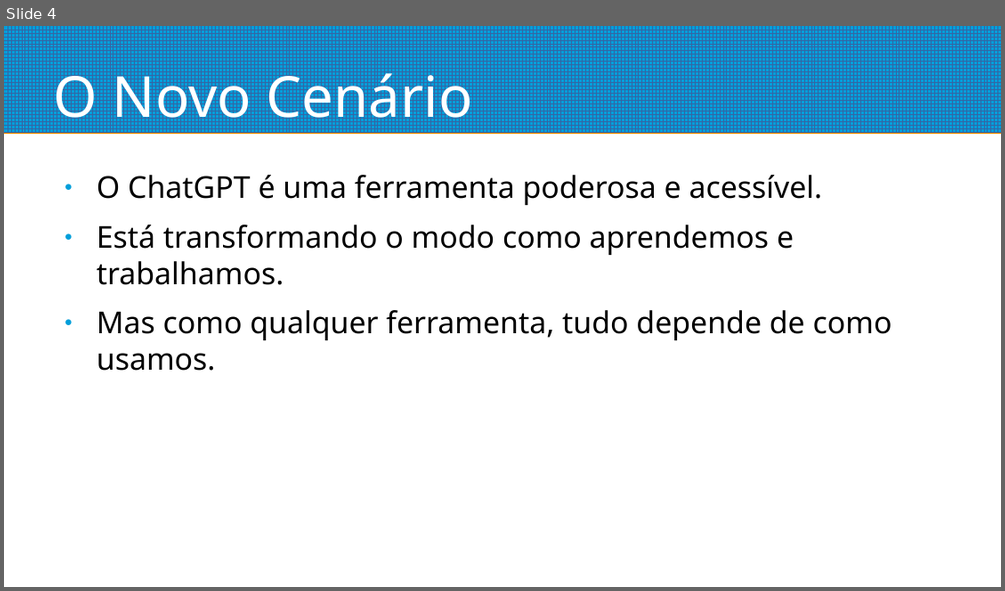
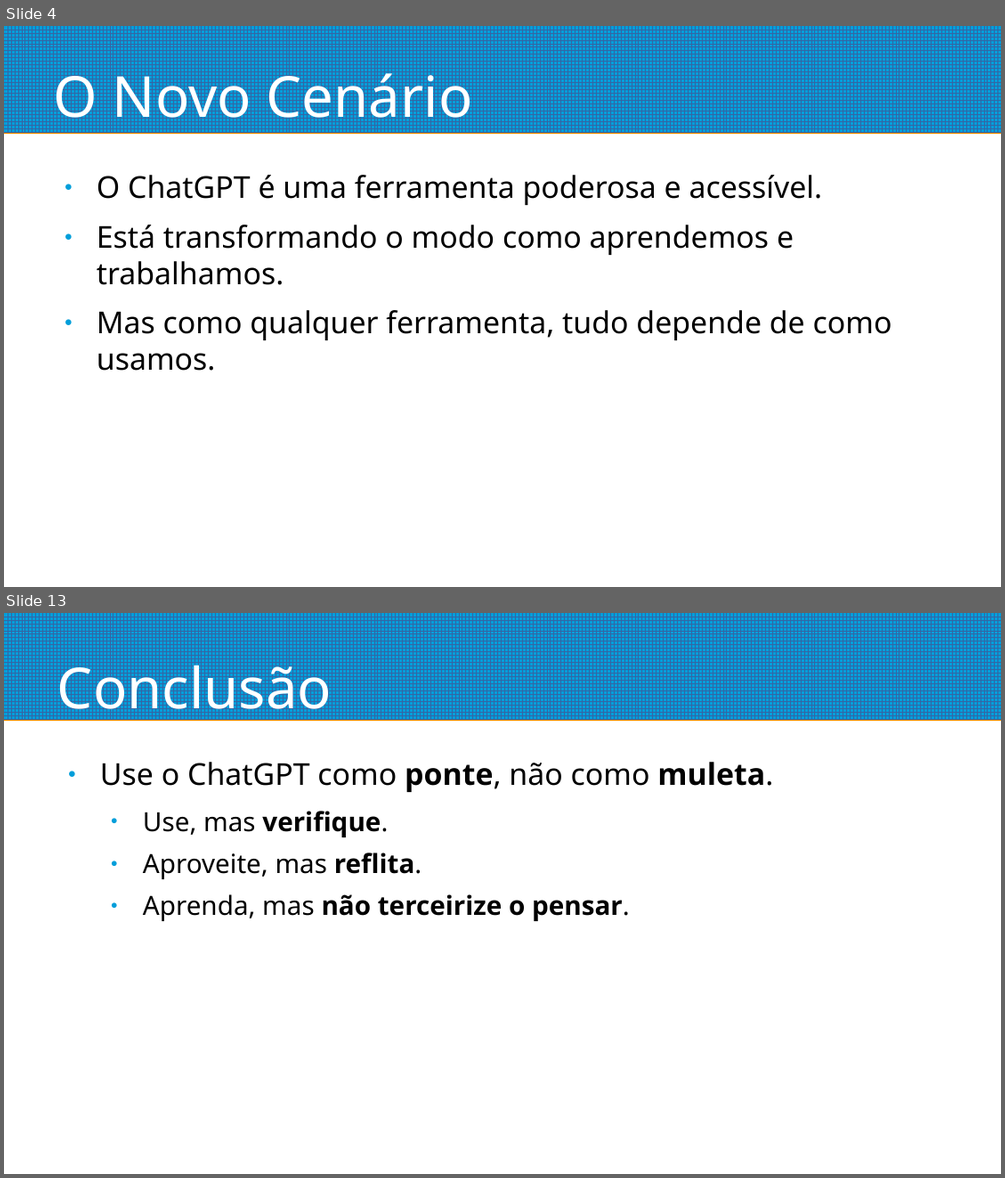
Before and after one commit to pedrosiqueira/ifmsjs, a slide deck: sveltekit-avançado/LLMs.odp. Shown one above the other, each under a label of ours: slide 4 before the commit, slides 4 and 13 after it; the slides between them are not shown. The pictures are 1005x591 and 1005x1178 pixels, drawn with LibreOffice and Linux fonts; fonts in the diff are those of the drawing. Boxes give left, top, right and bottom in pixels: in the first picture for what was removed or moved away, otherwise in the second. Text is boxed around its words. In the diff, an @@ line names an element or a change of style, - is before the commit and + after.

```diff
--- a/sveltekit-avançado/LLMs.odp
+++ b/sveltekit-avançado/LLMs.odp
@@ slide 13 added at (4,613,1001,1174), background #FFFFFF; not listed: 1 template element that a slide beside it also shows @@
@@ title added at (57,655,332,723), 45 pt, text #FFFFFF @@
+Conclusão
@@ text added at (100,762,773,921), 21 pt, text #000000 @@
+● Use o ChatGPT como ponte, não como muleta.
+  ● Use, mas verifique.
+  ● Aproveite, mas reflita.
+  ● Aprenda, mas não terceirize o pensar.
```
Also in this commit, not shown: 8 other slides added, 2 slides removed.
